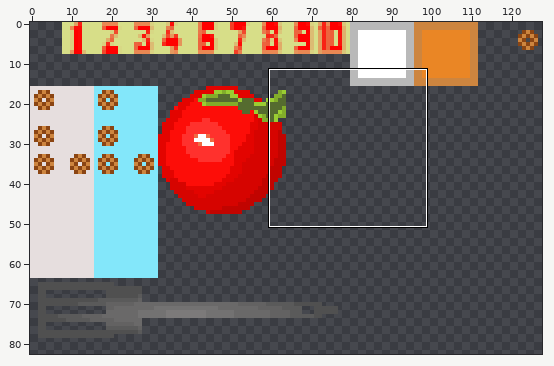
Sprite sheet -- assets/tile-sheet1.png. Above: a wide view before the commit, with the close-up outlined.
Close-up. Old version:
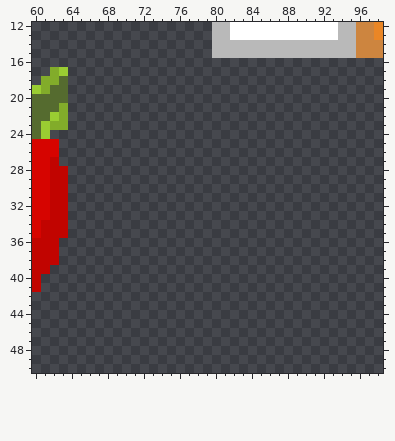
The file is 128x128 pixels. Colours within 5 levels of each other are drawn and written as one. Shown: x 60..98, y 12..50. The wide view leaves out empty margins. The commit also changed other parts of the picture, which this record leaves out.
After the commit:
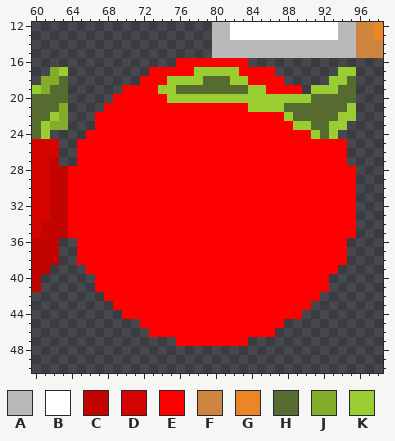
Palette (. is transparent): A #b9b9b9  B #ffffff  C #c10400  D #d60400  E #ff0000  F #cd853f  G #ea8625  H #556b2f  J #82ac2a  K #9acd32
Diff:
y 16: x 76..83 ........ -> EEEEEEEE
y 17: x 73..86 .............. -> EEEEEKKKKKEEEE; x 94..95 .. -> KK
y 18: x 72..87 ................ -> EEEKKKKHHHKKEEEE; x 93..95 ... -> KKH
y 19: x 70..89 .................... -> EEEEKKHHHHHHHHKKEEEE; x 91..95 ..... -> KKKHH
y 20: x 69..95 ........................... -> EEEEEEKKKKKKKKKKKKKKKKHHHHH
y 21: x 68..95 ............................ -> EEEEEEEEEEEEEEEEKKKKHHHHHHHK
y 22: x 67..95 ............................. -> EEEEEEEEEEEEEEEEEEEEEKHHHHHKK
y 23: x 67..94 ............................ -> EEEEEEEEEEEEEEEEEEEEEEKKHHKK
y 24: x 66..93 ............................ -> EEEEEEEEEEEEEEEEEEEEEEEEEKHK
y 25..27: x 65..94 .............................. -> EEEEEEEEEEEEEEEEEEEEEEEEEEEEEE
y 28..35: x 64..95 ................................ -> EEEEEEEEEEEEEEEEEEEEEEEEEEEEEEEE
y 36..38: x 65..94 .............................. -> EEEEEEEEEEEEEEEEEEEEEEEEEEEEEE
y 39: x 66..93 ............................ -> EEEEEEEEEEEEEEEEEEEEEEEEEEEE
y 40..41: x 67..92 .......................... -> EEEEEEEEEEEEEEEEEEEEEEEEEE
y 42: x 68..91 ........................ -> EEEEEEEEEEEEEEEEEEEEEEEE
y 43: x 69..90 ...................... -> EEEEEEEEEEEEEEEEEEEEEE
y 44: x 70..89 .................... -> EEEEEEEEEEEEEEEEEEEE
y 45: x 72..87 ................ -> EEEEEEEEEEEEEEEE
y 46: x 73..86 .............. -> EEEEEEEEEEEEEE
y 47: x 76..83 ........ -> EEEEEEEE
Where, in picture pixels (left, top, right, bottom), the same in both close-ups:
added: (68, 58, 356, 346)
